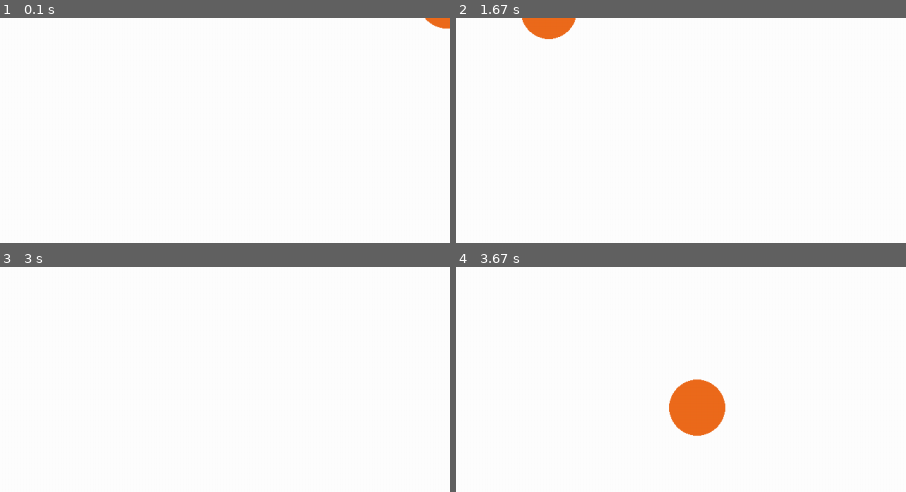
Above: before the commit, frames 1-4 (two rows, left to right).
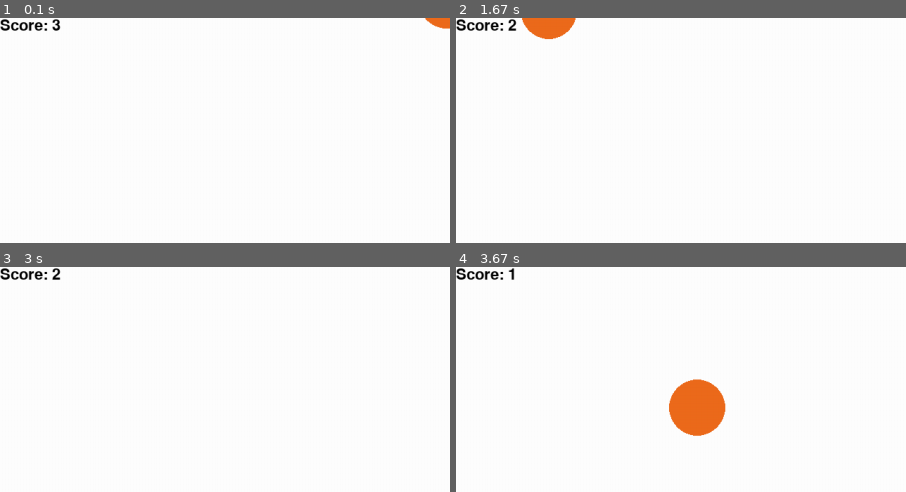
Above: after the commit, the same moments.

Repository: 100ballovby/6A_lessons_2122
Game: pygame game, started from 17_lesson_1502/00_platform_game.py
The game is run twice, just before and just after one commit, with the same random seed, the same clock (stepped at 60 frames per second) and the same inputs.
Inputs:
- Up to frame 1 (0.1 s): no input
- Up to frame 2 (1.67 s): hold Right 0.33-0.8 s; hold Right 0.83-1.3 s; hold Left from 1.33 s (still down)
- Up to frame 3 (3 s): release Left at 1.87 s; hold Left 1.9-2.3 s; hold Right 2.33-2.97 s
- Up to frame 4 (3.67 s): hold Left 3-3.47 s; hold Right from 3.5 s (still down)
The pictures show only the part of the screen within x 0-50%, y 0-50%; the shares and areas given below are measured in that part.

The runs differ from the first frame. In frame 1, 0.4% of the frame differs, in the area x 0-14%, y 0-6%; in frame 2, 0.4%; in frame 3, 0.4%; in frame 4, 0.4%.

Commit message:
Adding score counting

Diff:
--- a/17_lesson_1502/00_platform_game.py
+++ b/17_lesson_1502/00_platform_game.py
@@ -18,6 +18,10 @@
 circle_x = randint(0, W)
 circle_y = 0 - radius
 
+pg.font.init()
+font = pg.font.SysFont('comicsans', 32)
+score = 3
+
 finished = False  # флаг, который отвечает за работу программы
 while not finished:  # пока игра не окончена
     clock.tick(30)  # частота обновления 30 кадров в секунду
@@ -30,6 +34,8 @@
     platform = rect(screen, BLACK, [player_x, player_y, 200, 50])
     enemy = circle(screen, RED, [circle_x, circle_y], radius)
 
+    txt = font.render(f'Score: {score}', True, BLACK)
+    screen.blit(txt, [0, 0])
     # рисуем тут
     pg.display.update()
 
@@ -45,7 +51,9 @@
     if circle_y > H:
         circle_y = 0 - radius
         circle_x = randint(0, W)
+        score -= 1
 
     if platform.colliderect(enemy):
         circle_y = 0 - radius
         circle_x = randint(0, W)
+        score += 1
